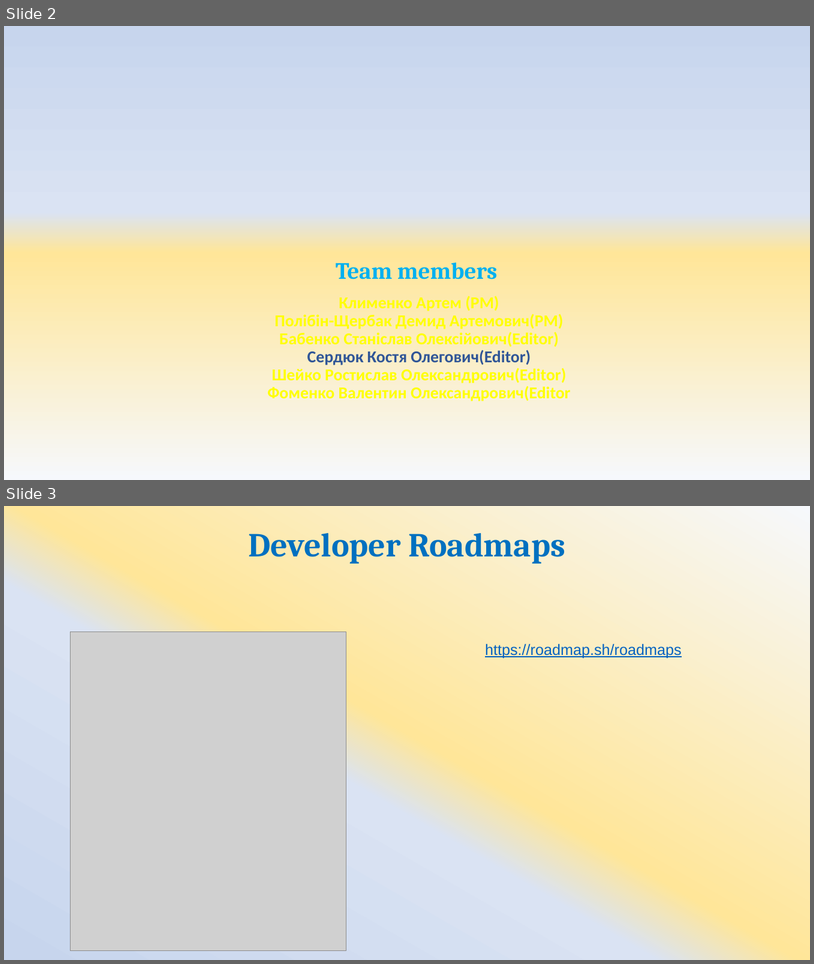
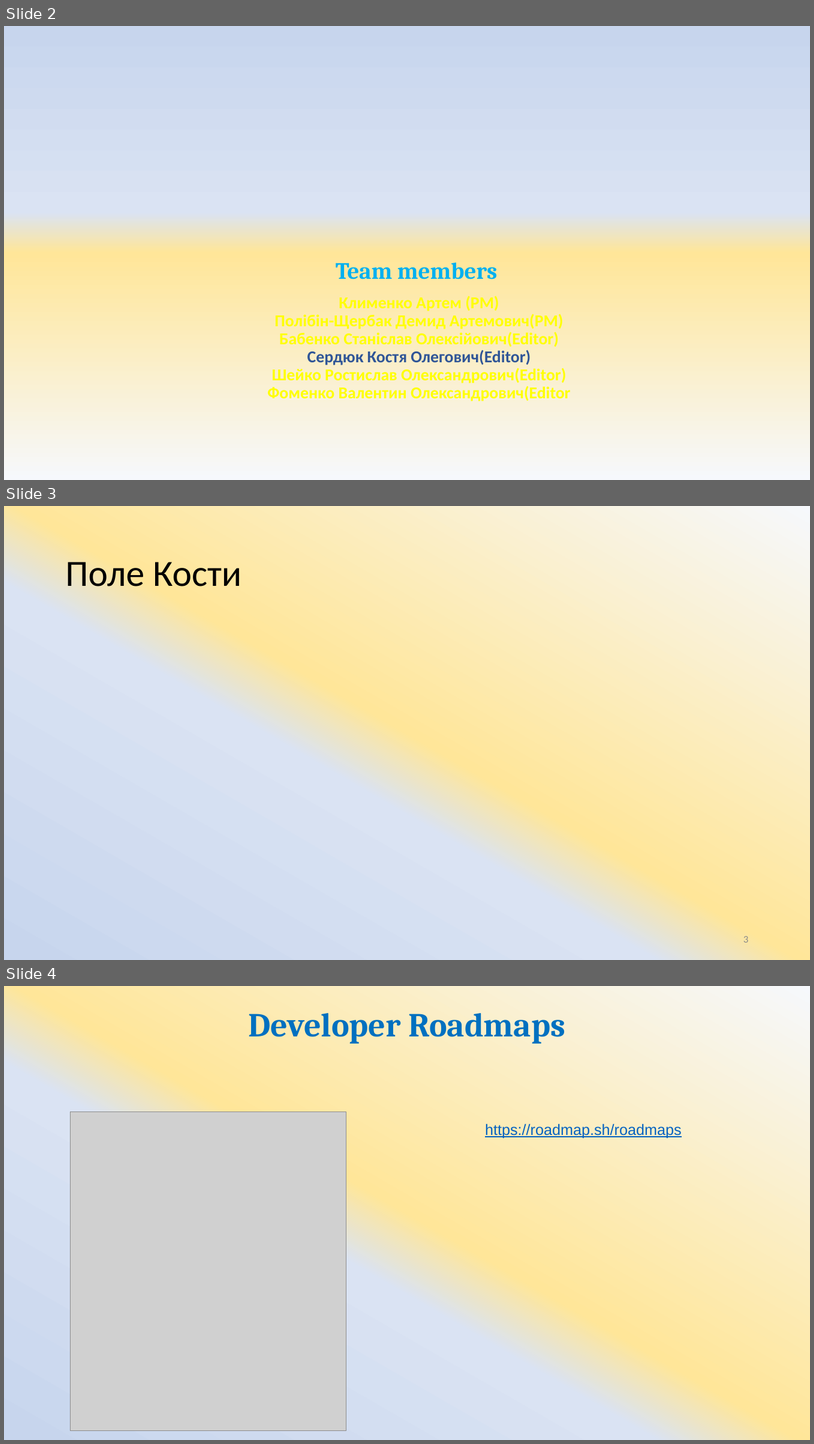
Before and after one commit to ArtemKlym/git_presentation, a slide deck: Git_1 part.pptx. Shown one above the other, each under a label of ours: slides 2 and 3 before the commit, slides 2, 3 and 4 after it. The pictures are 814x964 and 814x1444 pixels, drawn with LibreOffice and Linux fonts; fonts in the diff are those of the drawing; grey boxes stand for pictures. Boxes give left, top, right and bottom in pixels: in the first picture for what was removed or moved away, otherwise in the second. Text is boxed around its words. In the diff, an @@ line names an element or a change of style, - is before the commit and + after.

Commit message:
Поле Кости

```diff
--- a/Git_1 part.pptx
+++ b/Git_1 part.pptx
@@ slide 3 added at (4, 506, 810, 960), background gradient #F6F8FC to #FFE699 to #DAE3F3 to #C7D5ED @@
@@ title added at (65, 562, 242, 595), 44 pt, text #000000 @@
+Поле Кости
@@ page number added at (744, 936, 749, 942), 12 pt, text #8C8C8C @@
+3
@@ what was slide 3 is now slide 4 @@
```
